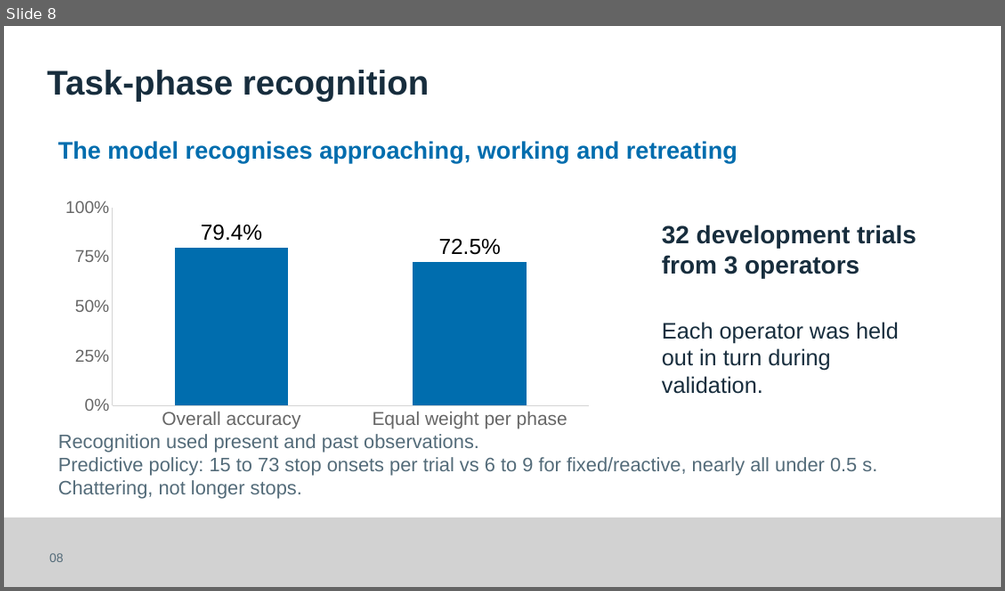
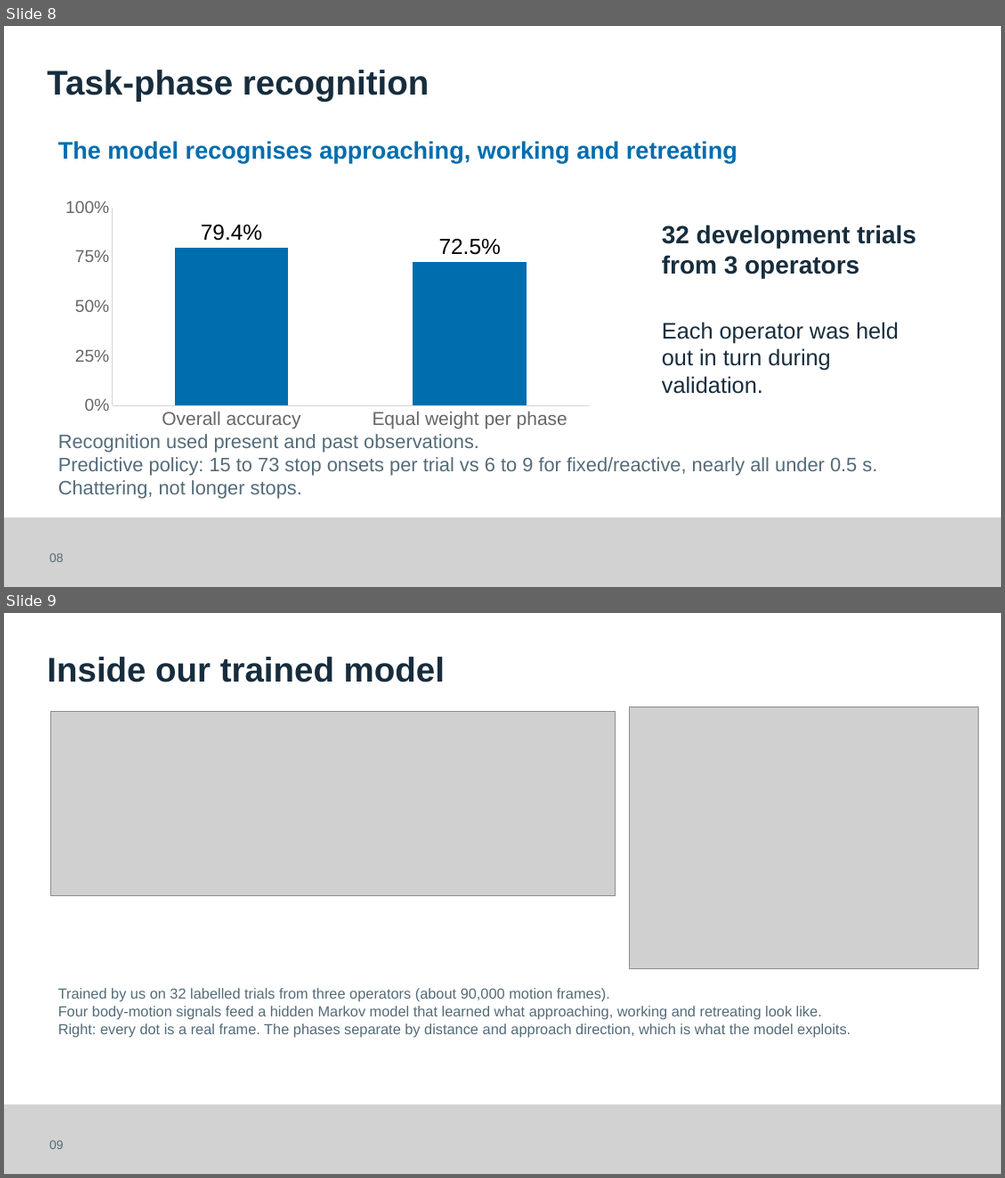
Before and after one commit to Kingwu12/adaptive-hrc-safety-system, a slide deck: presentation/FYP-assessment-presentation-v4.pptx. Shown one above the other, each under a label of ours: slide 8 before the commit, slides 8 and 9 after it. The pictures are 1005x591 and 1005x1178 pixels, drawn with LibreOffice and Linux fonts; fonts in the diff are those of the drawing; grey boxes stand for pictures. Boxes give left, top, right and bottom in pixels: in the first picture for what was removed or moved away, otherwise in the second. Text is boxed around its words. In the diff, an @@ line names an element or a change of style, - is before the commit and + after.

```diff
--- a/presentation/FYP-assessment-presentation-v4.pptx
+++ b/presentation/FYP-assessment-presentation-v4.pptx
@@ slide 9 added at box(4, 613, 1001, 1174), background #FFFFFF; not listed: 1 template element that a slide beside it also shows @@
@@ text added at box(47, 657, 445, 682), 33 pt, text #172D3D, bold @@
+Inside our trained model
@@ picture added at box(50, 711, 615, 896) @@
@@ picture added at box(630, 707, 979, 969) @@
@@ text added at box(58, 988, 850, 1037), 14 pt, text #536B79 @@
+Trained by us on 32 labelled trials from three operators (about 90,000 motion frames).
+Four body-motion signals feed a hidden Markov model that learned what approaching, working and retreating look like.
+Right: every dot is a real frame. The phases separate by distance and approach direction, which is what the model exploits.
@@ text added at box(49, 1140, 64, 1149), 12 pt, text #536B79 @@
+09
```
Also in this commit, not shown: 8 slides changed, 1 other slide added, 5 other files.
